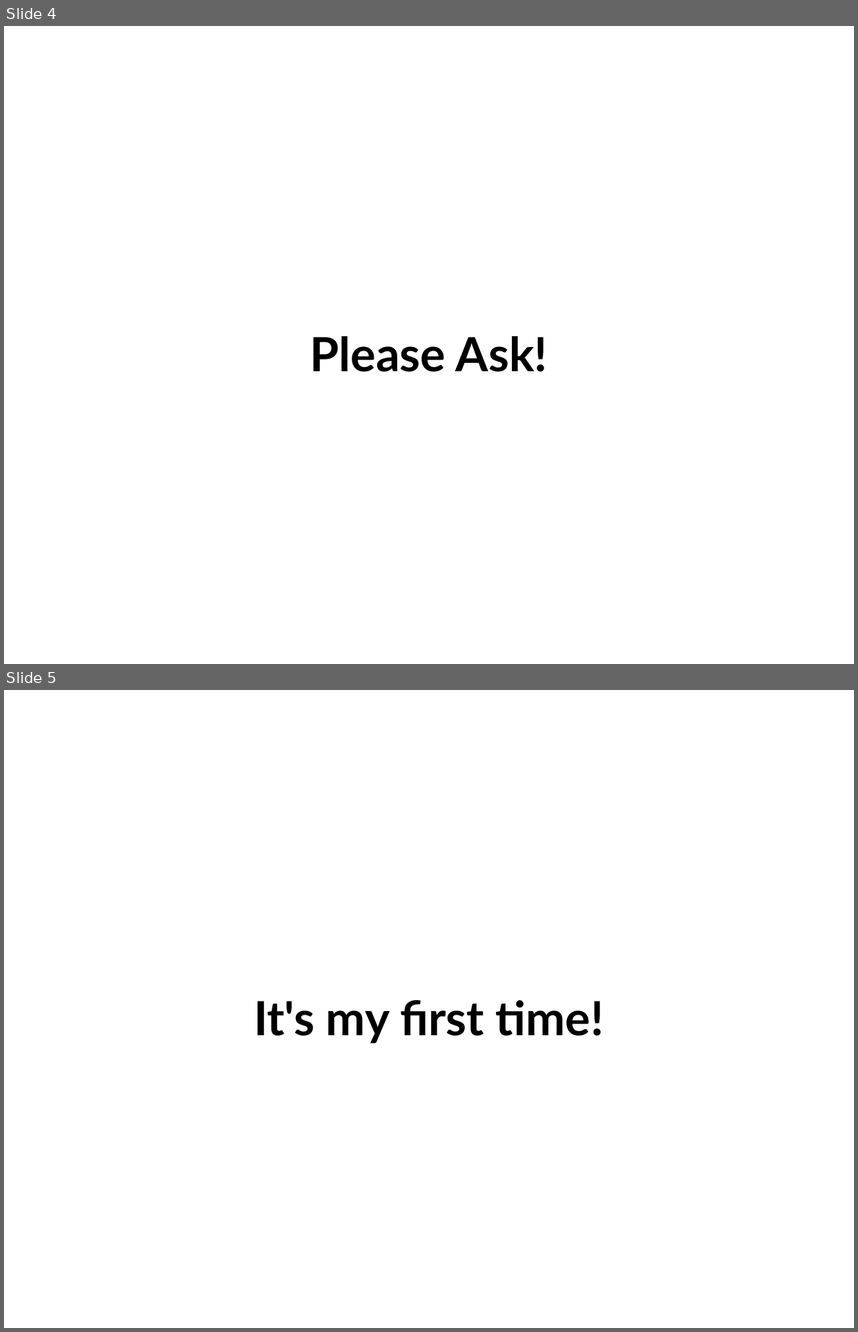
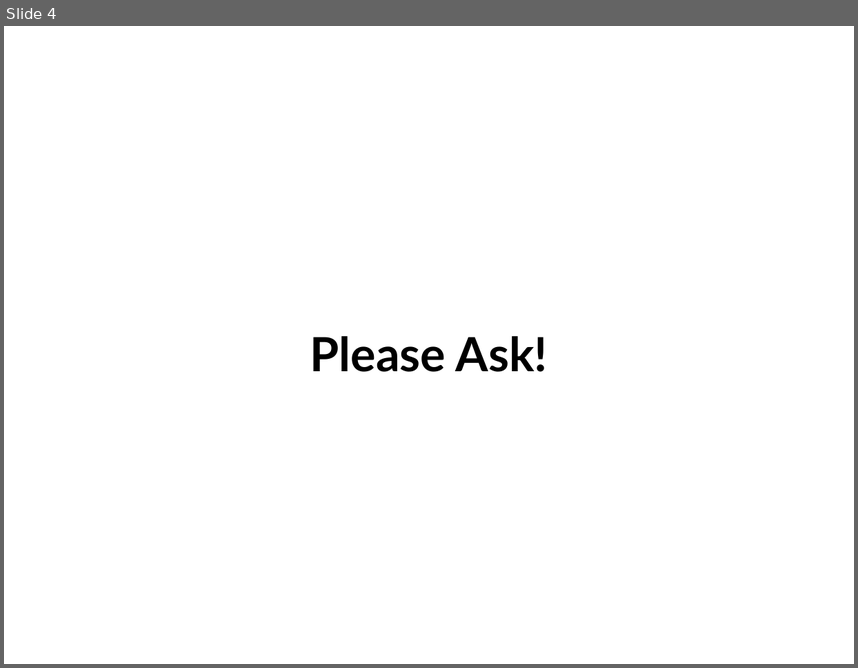
Before and after one commit to setitesuk/basic_perl_course, a slide deck: 00-introduction/introduction_slides.odp. Shown one above the other, each under a label of ours: slides 4 and 5 before the commit, slide 4 after it. The pictures are 858x1332 and 858x668 pixels, drawn with LibreOffice and Linux fonts; fonts in the diff are those of the drawing; background and template pictures are left out. Boxes give left, top, right and bottom in pixels: in the first picture for what was removed or moved away, otherwise in the second. Text is boxed around its words. In the diff, an @@ line names an element or a change of style, - is before the commit and + after.

```diff
--- a/00-introduction/introduction_slides.odp
+++ b/00-introduction/introduction_slides.odp
@@ slide 5 removed at <box>4,690,854,1328</box>, background picture (left out) @@
@@ title removed at <box>254,1000,604,1043</box> @@
-It's my first time!
```
Also in this commit, not shown: 2 slides changed, 2 slides added, 1 other slide removed, 6 other files.
